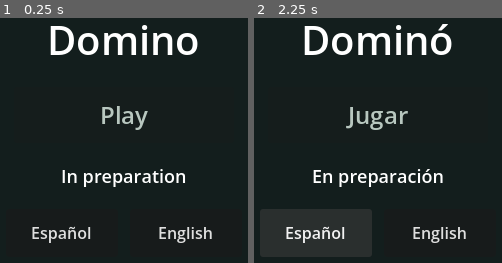
Above: before the commit, frames 1-2 (left to right).
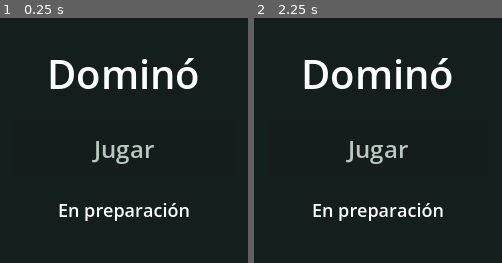
Above: after the commit, the same moments.

Repository: gstn-caruso/domino
Game: Godot game, scene res://main.tscn
Same seed, same stepped clock (60 frames per second), same inputs: the game is played once before the commit and once after it.
Inputs (mouse positions are in pixels of both pictures, inside the frame that each line leads up to):
- Up to frame 1 (0.25 s): no input
- Up to frame 2 (2.25 s): click (316, 233) at 0.5 s, where only the run before the commit has a clickable "Español"; click (440, 233) at 1.25 s, where only the run before the commit has a clickable "English"; click (316, 233) at 2 s, where only the run before the commit has a clickable "Español"

The runs differ from the first frame. In frame 1, 11% of the frame differs, in the area x 12-86%, y 2-92%; in frame 2, 11%.

Commit message:
fix: offer only Spanish while keeping i18n ready

Diff:
--- a/main.gd
+++ b/main.gd
@@ -1,5 +1,5 @@
 extends Control
 
 
-func _select_language(locale: String) -> void:
-	TranslationServer.set_locale(locale)
+func _enter_tree() -> void:
+	TranslationServer.set_locale("es")
--- a/main.tscn
+++ b/main.tscn
@@ -58,21 +58,3 @@
 theme_override_font_sizes/font_size = 18
 text = "MENU_STATUS"
 horizontal_alignment = 1
-
-[node name="Languages" type="HBoxContainer" parent="Margins/Content"]
-layout_mode = 2
-theme_override_constants/separation = 12
-alignment = 1
-
-[node name="Spanish" type="Button" parent="Margins/Content/Languages"]
-custom_minimum_size = Vector2(112, 48)
-layout_mode = 2
-text = "Español"
-
-[node name="English" type="Button" parent="Margins/Content/Languages"]
-custom_minimum_size = Vector2(112, 48)
-layout_mode = 2
-text = "English"
-
-[connection signal="pressed" from="Margins/Content/Languages/Spanish" to="." method="_select_language" binds= ["es"]]
-[connection signal="pressed" from="Margins/Content/Languages/English" to="." method="_select_language" binds= ["en"]]
--- a/project.godot
+++ b/project.godot
@@ -15,7 +15,7 @@
 [internationalization]
 
 locale/fallback="es"
-locale/translations=PackedStringArray("res://translations/menu.es.translation", "res://translations/menu.en.translation")
+locale/translations=PackedStringArray("res://translations/menu.es.translation")
 
 [rendering]
 
--- a/tests/run.gd
+++ b/tests/run.gd
@@ -1,7 +1,7 @@
 extends SceneTree
 
 const CASE_NAME = "givenIdiomaEs_whenAbrirProyecto_thenMenuVisibleEnEspanol"
-const LANGUAGE_CASE_NAME = "givenMenuEs_whenElegirEn_thenTextoVisibleEnIngles"
+const LANGUAGE_CASE_NAME = "givenSistemaEn_whenAbrirMenu_thenCastellanoSinSelector"
 
 var active_case := CASE_NAME
 
@@ -22,7 +22,7 @@
 	print("PASS: " + CASE_NAME)
 
 	active_case = LANGUAGE_CASE_NAME
-	if not await givenMenuEs_whenElegirEn_thenTextoVisibleEnIngles():
+	if not await givenSistemaEn_whenAbrirMenu_thenCastellanoSinSelector():
 		quit(1)
 		return
 	print("PASS: " + LANGUAGE_CASE_NAME)
@@ -47,8 +47,8 @@
 	return true
 
 
-func givenMenuEs_whenElegirEn_thenTextoVisibleEnIngles() -> bool:
-	TranslationServer.set_locale("es")
+func givenSistemaEn_whenAbrirMenu_thenCastellanoSinSelector() -> bool:
+	TranslationServer.set_locale("en")
 	if current_scene != null:
 		current_scene.free()
 	var scene_path: String = ProjectSettings.get_setting("application/run/main_scene")
@@ -57,35 +57,27 @@
 	current_scene = menu
 	await process_frame
 
-	var english_button: Button = null
+	var play_text := ""
+	var play_disabled := false
+	var status_text := ""
+	var language_selector_visible := false
 	for button in menu.find_children("*", "Button", true, false):
-		if button.is_visible_in_tree() and button.atr(button.text) == "English":
-			english_button = button
-			break
-	if english_button == null:
-		return _fail("Falta un botón visible English para elegir el idioma desde el menú.")
-	if english_button.disabled or english_button.focus_mode == Control.FOCUS_NONE:
-		return _fail("El botón English debe estar habilitado y ser accesible por teclado.")
+		if not button.is_visible_in_tree():
+			continue
+		if button.text == "MENU_PLAY":
+			play_text = button.atr(button.text)
+			play_disabled = button.disabled
+		if button.atr(button.text) in ["Español", "English"]:
+			language_selector_visible = true
+	for selector in menu.find_children("*", "OptionButton", true, false):
+		if selector.is_visible_in_tree():
+			language_selector_visible = true
+	for label in menu.find_children("*", "Label", true, false):
+		if label.is_visible_in_tree() and label.text == "MENU_STATUS":
+			status_text = label.atr(label.text)
 
-	english_button.grab_focus()
-	var enter := InputEventKey.new()
-	enter.keycode = KEY_ENTER
-	enter.pressed = true
-	root.push_input(enter)
-	enter.pressed = false
-	root.push_input(enter)
-	await process_frame
-
-	var play_visible := false
-	for button in menu.find_children("*", "Button", true, false):
-		if button.is_visible_in_tree() and button.atr(button.text) == "Play":
-			play_visible = true
-	var status_visible := false
-	for label in menu.find_children("*", "Label", true, false):
-		if label.is_visible_in_tree() and label.atr(label.text) == "In preparation":
-			status_visible = true
-	if not play_visible or not status_visible:
-		return _fail("Tras elegir English deben verse Play e In preparation en el menú.")
+	if play_text != "Jugar" or not play_disabled or status_text != "En preparación" or language_selector_visible:
+		return _fail("Con sistema en inglés se espera Jugar deshabilitado y En preparación traducidos desde sus claves, sin selector. Observado: %s / %s; deshabilitado: %s; selector visible: %s." % [play_text, status_text, play_disabled, language_selector_visible])
 	return true
 
 
--- a/translations/menu.csv
+++ b/translations/menu.csv
@@ -1,4 +1,4 @@
-keys,es,en
-MENU_TITLE,Dominó,Domino
-MENU_PLAY,Jugar,Play
-MENU_STATUS,En preparación,In preparation
+keys,es
+MENU_TITLE,Dominó
+MENU_PLAY,Jugar
+MENU_STATUS,En preparación
Not shown, changed: export_presets.cfg
Not shown, changed: translations/menu.csv.import
Not shown, changed: AGENTS.md
Not shown, changed: README.md
